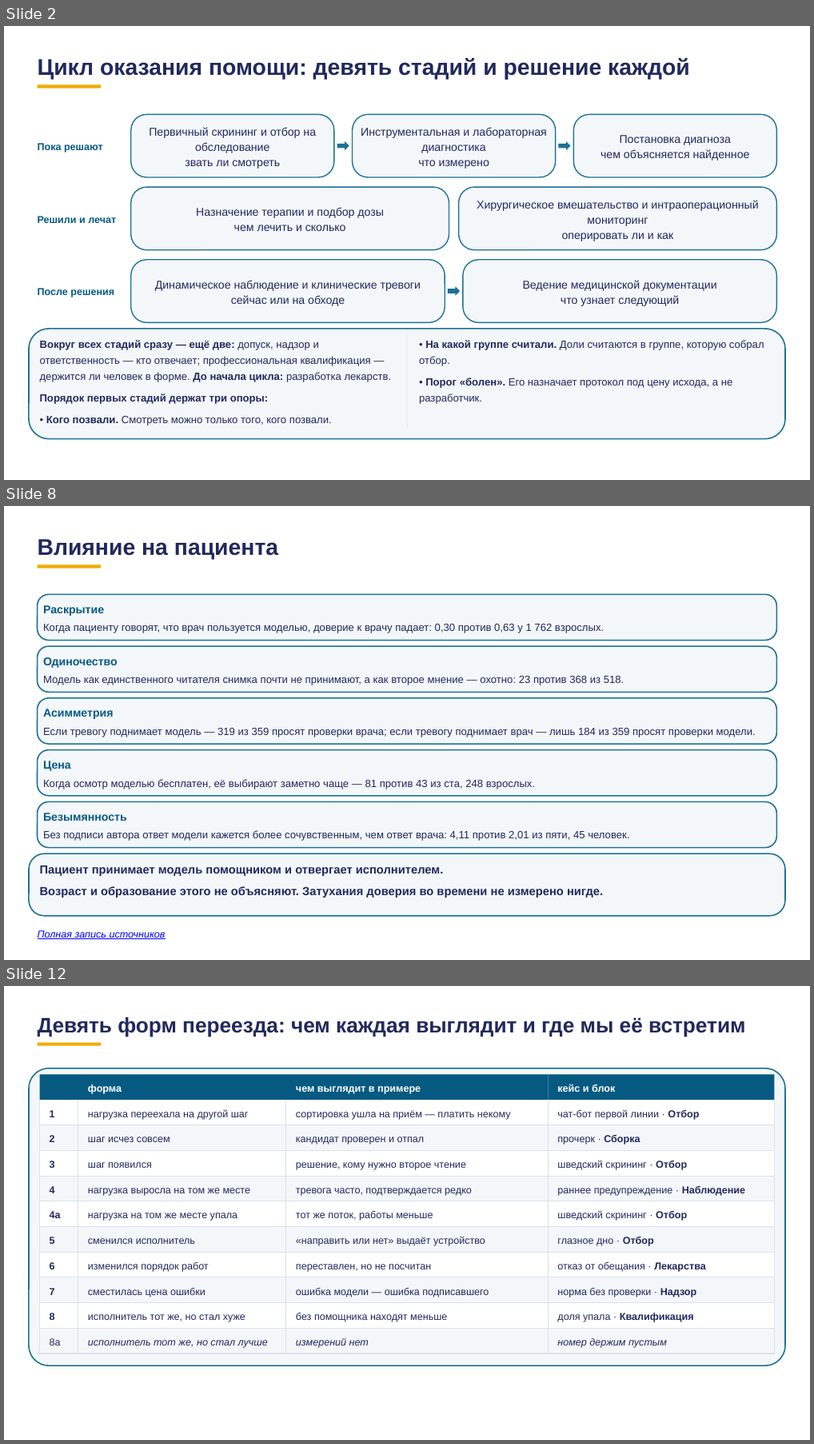
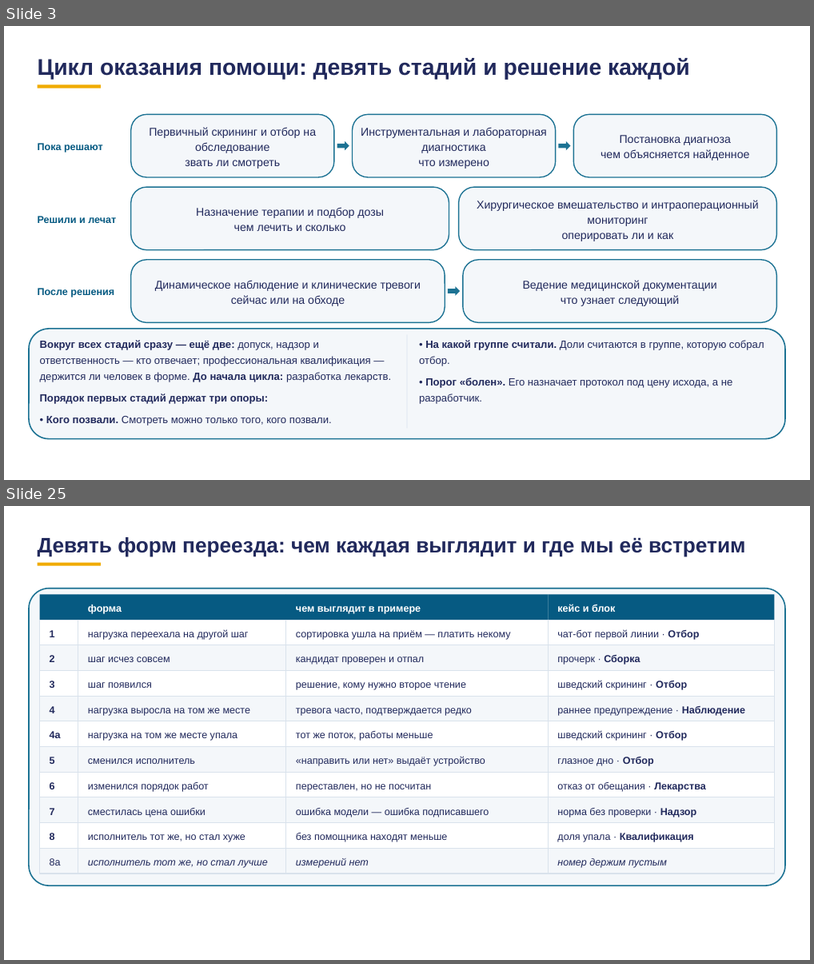
Before and after one commit to tellina-study/AI-usage-lessons, a slide deck: library/lectures/lec-07/rework/deck/lec-07-karkas.pptx. Shown one above the other, each under a label of ours: slides 2, 8 and 12 before the commit, slides 3 and 25 after it; the slides between them are not shown. The pictures are 814x1444 and 814x964 pixels, drawn with LibreOffice and Linux fonts; fonts in the diff are those of the drawing. Boxes give left, top, right and bottom in pixels: in the first picture for what was removed or moved away, otherwise in the second. Text is boxed around its words. In the diff, an @@ line names an element or a change of style, - is before the commit and + after.

```diff
--- a/library/lectures/lec-07/rework/deck/lec-07-karkas.pptx
+++ b/library/lectures/lec-07/rework/deck/lec-07-karkas.pptx
@@ slide 8 removed at [4,506,810,960], background #FFFFFF @@
@@ text removed at [38,539,278,560] @@
-Влияние на пациента
@@ rectangle removed at [38,564,101,568] @@
@@ rounded rectangle removed at [38,594,777,640] @@
@@ text removed at [43,605,104,616] @@
-Раскрытие
@@ text removed at [43,624,604,633] @@
-Когда пациенту говорят, что врач пользуется моделью, доверие к врачу падает: 0,30 против 0,63 у 1 762 взрослых.
@@ rounded rectangle removed at [38,646,777,692] @@
@@ text removed at [43,657,118,668] @@
-Одиночество
@@ text removed at [43,676,625,685] @@
-Модель как единственного читателя снимка почти не принимают, а как второе мнение — охотно: 23 против 368 из 518.
@@ rounded rectangle removed at [38,698,777,744] @@
@@ text removed at [43,708,113,719] @@
-Асимметрия
@@ text removed at [43,728,756,737] @@
-Если тревогу поднимает модель — 319 из 359 просят проверки врача; если тревогу поднимает врач — лишь 184 из 359 просят проверки модели.
@@ rounded rectangle removed at [38,750,777,796] @@
@@ text removed at [43,760,71,771] @@
-Цена
@@ text removed at [43,779,535,789] @@
-Когда осмотр моделью бесплатен, её выбирают заметно чаще — 81 против 43 из ста, 248 взрослых.
@@ rounded rectangle removed at [38,802,777,848] @@
@@ text removed at [43,812,127,820] @@
-Безымянность
@@ text removed at [43,830,630,840] @@
-Без подписи автора ответ модели кажется более сочувственным, чем ответ врача: 4,11 против 2,01 из пяти, 45 человек.
@@ rounded rectangle removed at [29,853,786,916] @@
@@ text removed at [40,865,603,897] @@
-Пациент принимает модель помощником и отвергает исполнителем.
-Возраст и образование этого не объясняют. Затухания доверия во времени не измерено нигде.
@@ text removed at [38,930,166,939] @@
-Полная запись источников
@@ what was slide 2 is now slide 3 @@
@@ what was slide 12 is now slide 25 @@
```
Also in this commit, not shown: 4 slides changed, 2 slides added, 4 other slides removed, 38 other files.
